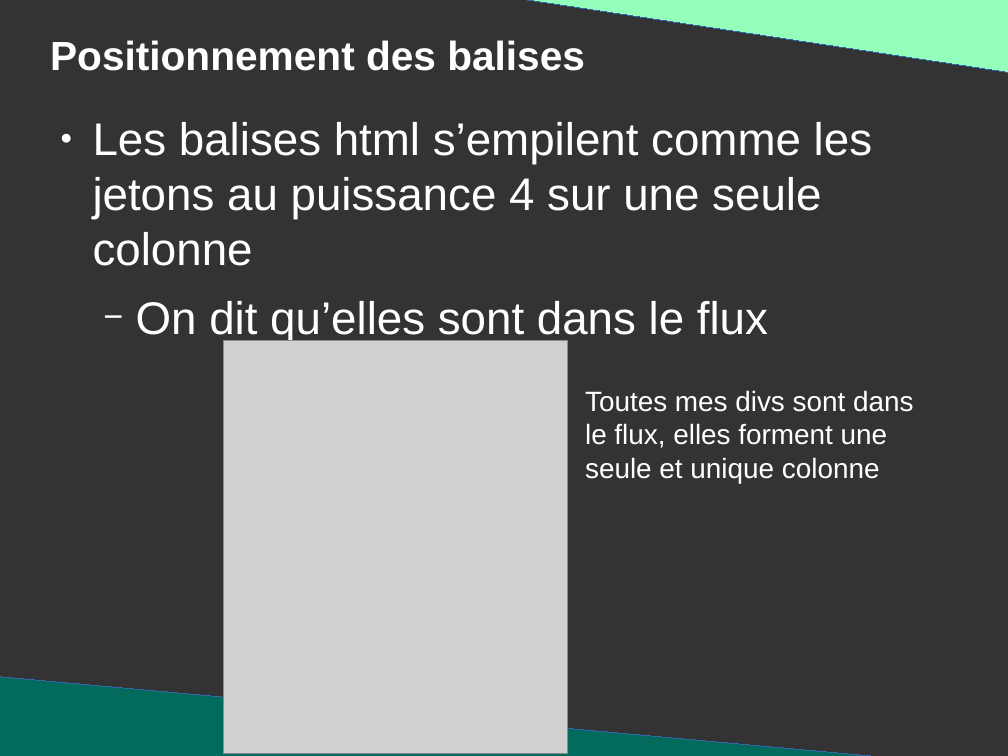
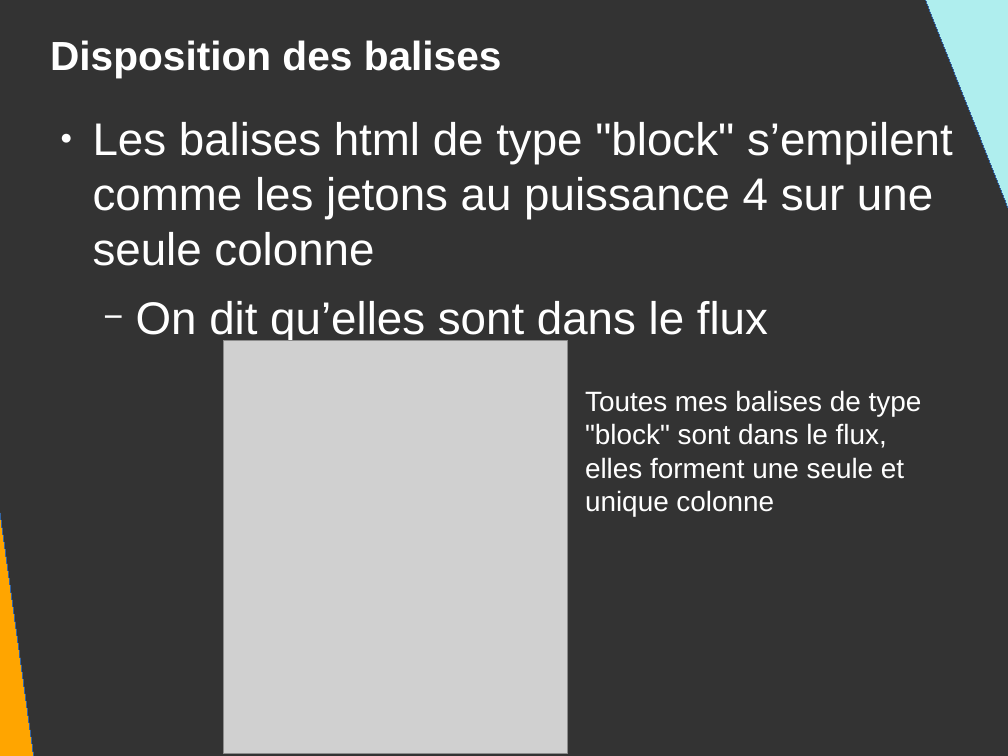
Before and after one commit to DanYellow/presentations, a slide deck: slide 7 of mmi/html/travaux-pratiques/numero-2/presentation.odp (slide 5 before the commit). Drawn at 1008x756 pixels with LibreOffice and Linux fonts; fonts in the diff are those of the drawing; grey boxes stand for pictures. Boxes give left, top, right and bottom in pixels: in the first picture for what was removed or moved away, otherwise in the second. Text is boxed around its words. In the diff, an @@ line names an element or a change of style, - is before the commit and + after.

```diff
--- a/mmi/html/travaux-pratiques/numero-2/presentation.odp
+++ b/mmi/html/travaux-pratiques/numero-2/presentation.odp
@@ right triangle removed at [491, 0, 1008, 73] @@
@@ right triangle added at [915, 0, 1008, 363], fill #AFEEEE, outline #3465A4 0 pt @@
@@ title at [50, 40, 502, 78]: text changed @@
-Positionnement des balises
+Disposition des balises
@@ right triangle added at [0, 117, 37, 756], fill #FFA500, outline #3465A4 0 pt @@
@@ text at [93, 122, 953, 266]: text changed @@
-● Les balises html s’empilent comme les jetons au puissance 4 sur une seule colonne
+● Les balises html de type "block" s’empilent comme les jetons au puissance 4 sur une seule colonne
@@ text at [585, 390, 922, 516]: text changed @@
-Toutes mes divs sont dans le flux, elles forment une seule et unique colonne
+Toutes mes balises de type "block" sont dans le flux, elles forment une seule et unique colonne
@@ right triangle removed at [0, 677, 942, 756] @@
```
Also in this commit, not shown: 4 other slides changed, 3 slides added, 1 slide removed, 3 other files.
